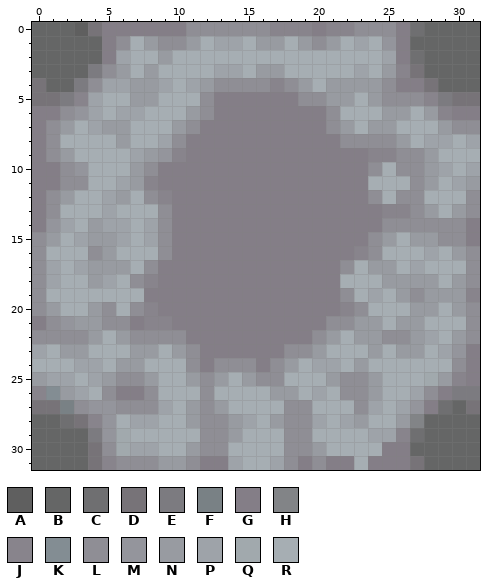
Pixel-art sprite -- Assets/Art/Environment/Grott texturer/grott hörn.png. The picture above is the old version.
The file is 32x32 pixels. Colours within 5 levels of each other are drawn and written as one.
Palette (. is transparent): A #5f5f5f  B #656666  C #6f6f71  D #777378  E #7c7b80  F #798185  G #847e87  H #828487  J #88848c  K #838d93  L #8f8e95  M #94959c  N #989ba1  P #9ea3a9  Q #a1a9ad  R #a6aeb3
Pixels before, first column x 0:
 0 BBBADGGGGGGLLLLLLJJJGJJLLLGCBBBB
 1 BBBBBGLRNLLNRPPRNNRNLNRPRMGBBBBB
 2 BBBBBGPRRNRRRRRRRRRRRRRRRPGCBBBB
 3 BBBBELNRNRRRRPPRNNRRRRRPRNJDBBBB
 4 DBBELPPNNPRPNLLLLJLNRNNNNLGGDBBB
 5 DDEJPRRNNRRRLGGGGGGLLNNRNLLLJEDD
 6 GGLMPRPPRRRNLGGGGGGGGLRRRNNRNJGG
 7 GLNRPNNRRRNLGGGGGGGGGLNRNNRRRNLL
 8 GLRRRRNRRPLGGGGGGGGGGGLLLLNRPPRP
 9 GLNRRRRPNMJGGGGGGGGGGGGGJJLLNRRR
10 GGLMRRRNLGGGGGGGGGGGGGGGLRLLNPRP
11 GGLLRRPNJGGGGGGGGGGGGGGGRRRLNRPN
12 GLNRRPNRLJGGGGGGGGGGGGGGLRLLRRRL
13 GLRRRPRRRLGGGGGGGGGGGGGGGJJLNRNL
14 GMPRNPPRPLGGGGGGGGGGGGGGGLLLLLLG
15 LNRPNNPRPLGGGGGGGGGGGGGGLNRNNLLG
16 LRRRLNRRRLGGGGGGGGGGGGGJLRRRPRNL
17 LPRPNNNRLGGGGGGGGGGGGGLRNNRPRRRL
18 LPRRNPRLJGGGGGGGGGGGGGRRRNNNNRNL
19 LRRRRRRRGGGGGGGGGGGGGGLRPRNLNNNJ
20 LNRRNLRLJGGGGGGGGGGGGGJLRRRNNRNL
21 GLMNNLLGJJGGGGGGGGGGGLLNNRNNRRRL
22 LLLLNRNLLLLGGGGGGGGGLNRNNLLNPRNL
23 PRNNRRRNNRNLGGGGGGLLNRRRNRNNRPMG
24 RRRPPRNNRRRLGLLLGLNRPPRNRRRRRRLG
25 NPPRPNLLNRRNLNRNLLRRRNLLNRRRQNJG
26 JKNPRLGGLRRRLRRRRNNRPRLLNRRPLGEE
27 DDFLMMLLLPRNLNRRRRLLRRRLPRPMGCBD
28 BBCDJMRPPRRNLLNPRNLLPRPNRRNHBBBB
29 BBBBEMQRRRRRLLNRRRLLRRRRPPJCBBBB
30 BBBBDLQPPRRNLLRRRRLLNRRRRGGBBBBB
31 BBBBDJLLLNNLGGPRRPLGLGGRGGGDBBBB
After the commit:
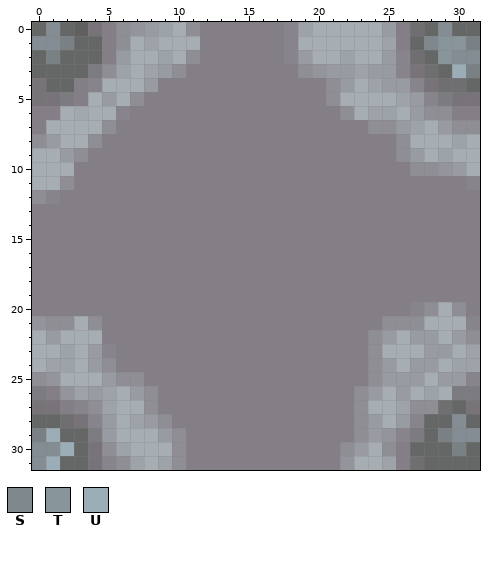
Colours new in this view: S #7f898d  T #88959b  U #9badb7
Message: gräs jävlar och stenjävel hörn
Diff:
Changed rows in their new state; - is an unchanged pixel.
first column x 0:
 0 -K----LMNPR-GGGGGG-PRRRRRN---K--
 1 KKF-----PRRRGGGGGGJRRR-R-P--STTF
 2 -F----N--P-LGGGGGGJN--P--NJ--TKK
 3 ------P-PNLGGGGGGGGLMNN-N---C-UF
 4 ---GJRRR-GGGGGGGGGGGGL-RPNNJ-CC-
 5 ---GRN-LGGGGG------GGLR-RRPN----
 6 --RQR-JGGGGGG--------GL-PPRNLL--
 7 -RR-RLGGGGGG---------GGGLLNP----
 8 LN--LGGGGGG-----------GGGGL-RRPR
 9 RR-LGGGGGGG-------------GG-NRP--
10 RRRGGGGGG---------------GGG-LMNR
11 RR-GGGGGG---------------GGGGGGGJ
12 LJGGGGGGGG--------------GGGGGGGG
13 -GGGGGGGGG---------------GGGGGGG
14 -GGGGGGGGG---------------GGGGGG-
15 GGGGGGGGGG--------------GGGGGGG-
16 GGGGGGGGGG-------------GGGGGGGGG
17 GGGGGGGGG-------------GGGGGGGGGG
18 GGGGGGGGG-------------GGGGGGGGGG
19 GGGGGGGG--------------GGGGGGGGGG
20 GGGGGGGGG-------------GGGGGJL-LG
21 M-LRLGG-GG-----------GGGGLLL---J
22 RNRRRGGGGGG---------GGGGLNR-N---
23 R-PRNJGGGGGG------GGGGGGL-RRNNRP
24 -PPRNLGGGGGG-GGG-GGGGGGGLN-NN-PP
25 LMR-R---GGGGGGGGGGGGGGGGLNNNR-NJ
26 EGM-NPRN-GGGGGGGGGGGGGG---NRPR--
27 --GJLPRR-GGGGGGGGGGGGGG-R--LL---
28 -----N--NLGGGGGGGGGGGGGLN--J--K-
29 FU---NR--NLGGGGGGGGGGGGLNM-E-FKK
30 KKU---PRR-LGGGGGGGGGGGLN-L----F-
31 KU-----PRPLG--GGGGG-G-M-RP-C----
Changed places in both pictures, as pixel boxes (x1, y1, x2, y2):
changed: (32, 22, 480, 470)
